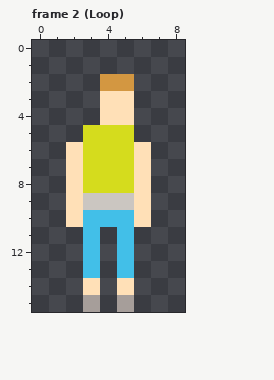
Pixel-art file, stored at _graphics/Characters/MainCharacters.aseprite. This is how it looked before the edit.
9x16 pixels, 25 frames. Shown: frame 2 (Loop). The commit also changed other frames, which this record leaves out.
The same view after the edit:
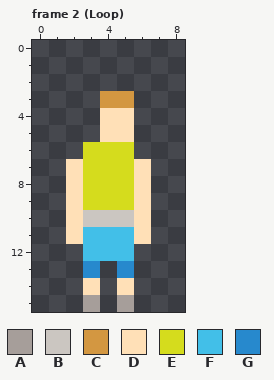
Palette (. is transparent): A #a69e9a  B #cbc6c1  C #d39741  D #ffe0b7  E #d5dc1d  F #42bfe8  G #2789cd
What changed:
layer "Man Dying" added
layer "Man Eating" now hidden
Changed rows in their new state; - is an unchanged pixel.
Frame 2 (Loop):
first column x 2:
 2 --..-
 3 --CC-
 5 -.DD-
 6 .---.
 9 -EEE-
10 -BBB-
11 D-F-D
12 --F--
13 -G-G-
Boxes around the changes in both pictures, in picture pixels (x1, y1, x2, y2):
changed: (66, 74, 151, 278)
